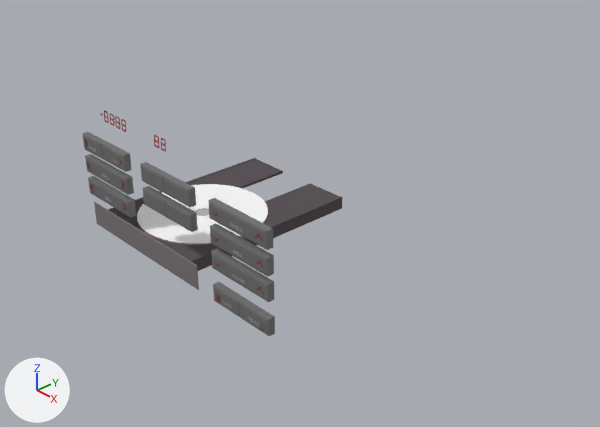
What one commit did to the Blender file 3dplayer/model/chassis.blend.
Both versions are drawn from a 50 mm lens placed at (8.83, -7.87, 5.03), pointed at (0.43, -0.07, -0.83). Arrows for +X, +Y and +Z are at lower left; the lights stay in place.

Names of what the first picture shows: 'ButtonTrebUp', 'DoubleButton1', 'DoubleButton1.001', 'DoubleButton2', 'DoubleButton2.001', 'DoubleButton4', 'DoubleButton5', 'DoubleButton6', 'DoubleButton7', 'DoubleButton8', 'cdTray'.
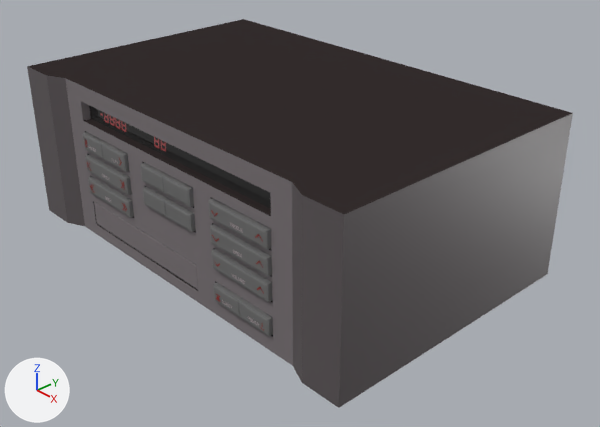
Commit message: Adding secondary chassis

What differs and where, as boxes [x1, y1, x2, y2] in the pictures (600 x 427 px):
```json
{"object": "Casing", "change": "shown", "after": [27, 19, 573, 408]}
{"object": "TrayInset", "change": "shown", "after": [93, 201, 198, 291]}
{"object": "cdTray", "change": "unchanged, covered by the edit", "before": [94, 158, 342, 290], "after": [94, 202, 198, 290]}
```

The change, as JSON lines over the scene's bpy script:
```json
{"op": "remove", "block": "ob_casing", "code": "ob_casing.hide_set(True)"}
{"op": "remove", "block": "ob_trayinset", "code": "ob_trayinset.hide_set(True)"}
```
